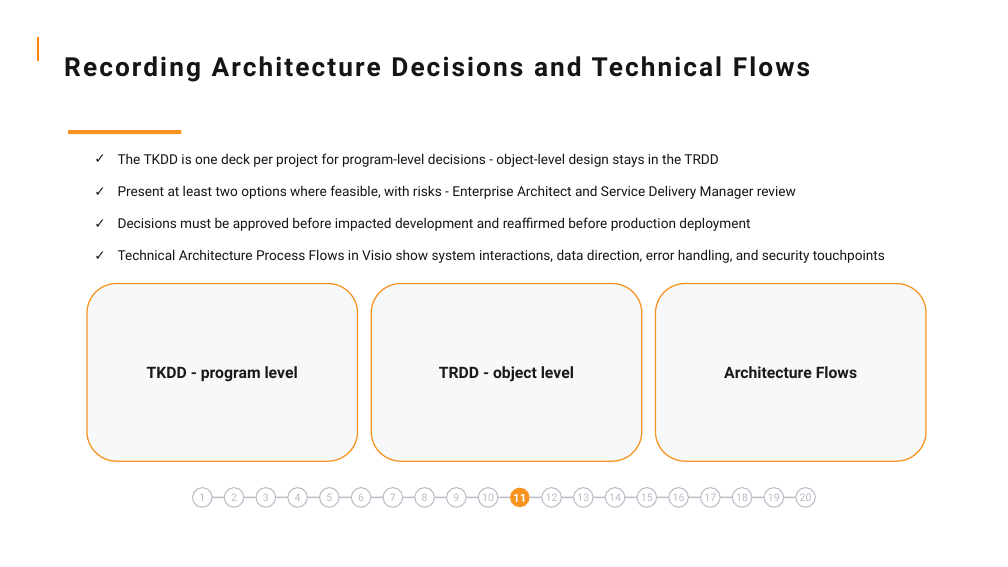
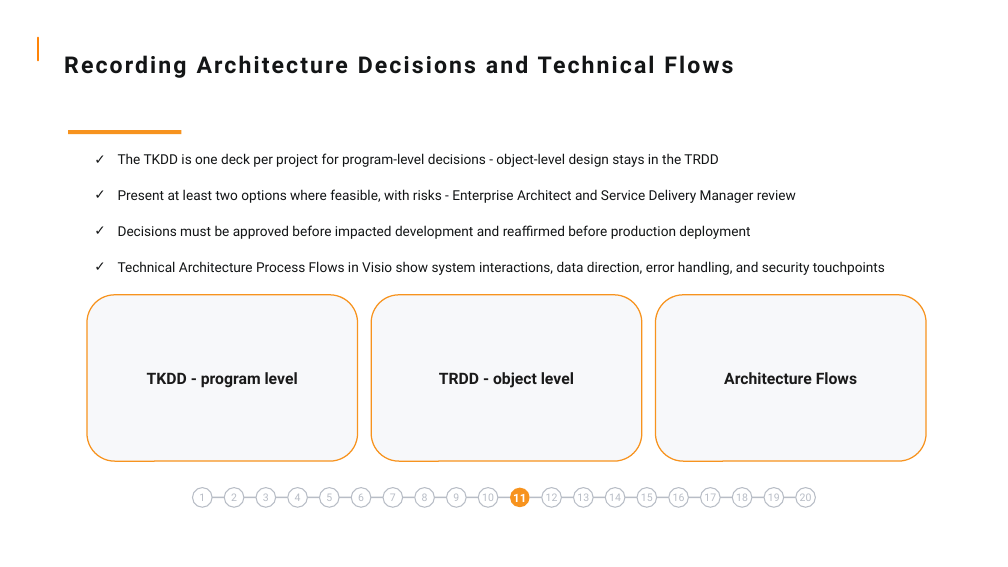
Before and after one commit to ASDPKP0409/vigilant-courses, a slide deck: slide 13 of courses/application-delivery-guidelines/slides.pptx. Drawn at 1008x567 pixels with LibreOffice and Linux fonts; fonts in the diff are those of the drawing; background and template pictures are left out. Boxes give left, top, right and bottom in pixels: in the first picture for what was removed or moved away, otherwise in the second. Text is boxed around its words. In the diff, an @@ line names an element or a change of style, - is before the commit and + after.

Commit message:
publish application-delivery-guidelines

```diff
--- a/courses/application-delivery-guidelines/slides.pptx
+++ b/courses/application-delivery-guidelines/slides.pptx
@@ text "Recording Architecture Decisions and Technical ..." at [64,55,733,78]: size 25 to 22 pt @@
@@ text "The TKDD is one deck ..." at [118,153,885,275]: more space between paragraphs @@
@@ rounded rectangle "TKDD - program level": place and size @@
-rounded rectangle "TKDD - program level" at [87,284,358,461]
+rounded rectangle "TKDD - program level" at [87,295,358,461]
@@ rounded rectangle "TRDD - object level": place and size @@
-rounded rectangle "TRDD - object level" at [371,284,642,461]
+rounded rectangle "TRDD - object level" at [371,295,642,461]
@@ rounded rectangle "Architecture Flows": place and size @@
-rounded rectangle "Architecture Flows" at [656,284,926,461]
+rounded rectangle "Architecture Flows" at [656,295,926,461]
```
Also in this commit, not shown: 21 other slides changed, 14 other files.
